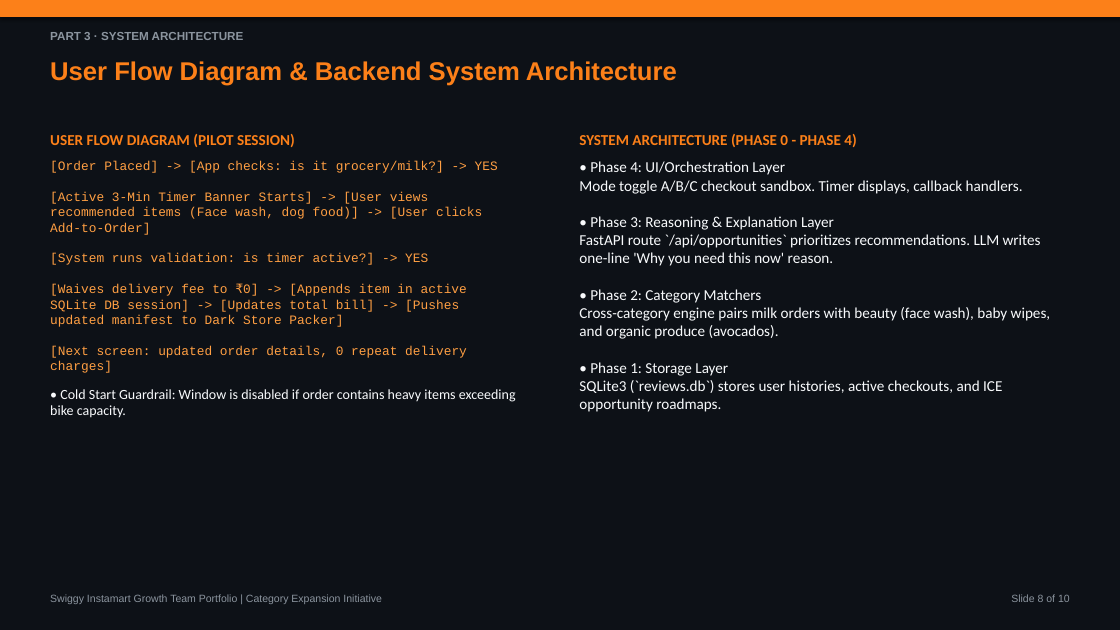
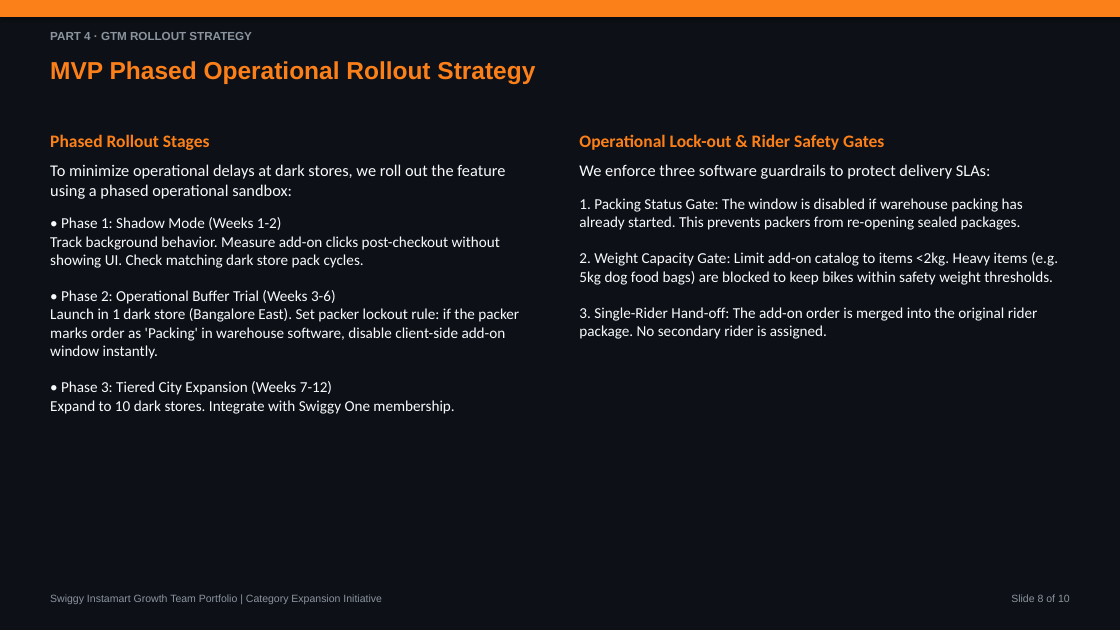
Before and after one commit to aashritamalviya1999/swiggy-instamart-discovery, a slide deck: slide 8 of NL Swiggy Instamart.pptx. Drawn at 1120x630 pixels with LibreOffice and Linux fonts; fonts in the diff are those of the drawing. Boxes give left, top, right and bottom in pixels: in the first picture for what was removed or moved away, otherwise in the second. Text is boxed around its words. In the diff, an @@ line names an element or a change of style, - is before the commit and + after.

Commit message:
Detail technical database, scraper, API, and GTM rollout operations on PPTX slides

```diff
--- a/NL Swiggy Instamart.pptx
+++ b/NL Swiggy Instamart.pptx
@@ text at [50, 32, 251, 40]: text changed @@
-PART 3 · SYSTEM ARCHITECTURE
+PART 4 · GTM ROLLOUT STRATEGY
@@ text at [50, 61, 535, 84]: text changed; size 22 to 21 pt @@
-User Flow Diagram & Backend System Architecture
+MVP Phased Operational Rollout Strategy
@@ text at [50, 134, 519, 414]: text changed; size 11 to 13 pt; font Courier New to Calibri; text colour #FF9F43 to #F8FAFC @@
-USER FLOW DIAGRAM (PILOT SESSION)
-[Order Placed] -> [App checks: is it grocery/milk?] -> YES
-[Active 3-Min Timer Banner Starts] -> [User views recommended items (Face wash, dog food)] -> [User clicks Add-to-Order]
-[System runs validation: is timer active?] -> YES
-[Waives delivery fee to ₹0] -> [Appends item in active SQLite DB session] -> [Updates total bill] -> [Pushes updated manifest to Dark Store Packer]
-[Next screen: updated order details, 0 repeat delivery charges]
-• Cold Start Guardrail: Window is disabled if order contains heavy items exceeding bike capacity.
+Phased Rollout Stages
+To minimize operational delays at dark stores, we roll out the feature using a phased operational sandbox:
+• Phase 1: Shadow Mode (Weeks 1-2)
+Track background behavior. Measure add-on clicks post-checkout without showing UI. Check matching dark store pack cycles.
+• Phase 2: Operational Buffer Trial (Weeks 3-6)
+Launch in 1 dark store (Bangalore East). Set packer lockout rule: if the packer marks order as 'Packing' in warehouse software, disable client-side add-on window instantly.
+• Phase 3: Tiered City Expansion (Weeks 7-12)
+Expand to 10 dark stores. Integrate with Swiggy One membership.
@@ text at [579, 134, 1058, 339]: text changed @@
-SYSTEM ARCHITECTURE (PHASE 0 - PHASE 4)
-• Phase 4: UI/Orchestration Layer
-Mode toggle A/B/C checkout sandbox. Timer displays, callback handlers.
-• Phase 3: Reasoning & Explanation Layer
-FastAPI route `/api/opportunities` prioritizes recommendations. LLM writes one-line 'Why you need this now' reason.
-• Phase 2: Category Matchers
-Cross-category engine pairs milk orders with beauty (face wash), baby wipes, and organic produce (avocados).
-• Phase 1: Storage Layer
-SQLite3 (`reviews.db`) stores user histories, active checkouts, and ICE opportunity roadmaps.
+Operational Lock-out & Rider Safety Gates
+We enforce three software guardrails to protect delivery SLAs:
+1. Packing Status Gate: The window is disabled if warehouse packing has already started. This prevents packers from re-opening sealed packages.
+2. Weight Capacity Gate: Limit add-on catalog to items <2kg. Heavy items (e.g. 5kg dog food bags) are blocked to keep bikes within safety weight thresholds.
+3. Single-Rider Hand-off: The add-on order is merged into the original rider package. No secondary rider is assigned.
```
Also in this commit, not shown: 4 other slides changed, 5 slides added, 5 slides removed, 1 other file.
